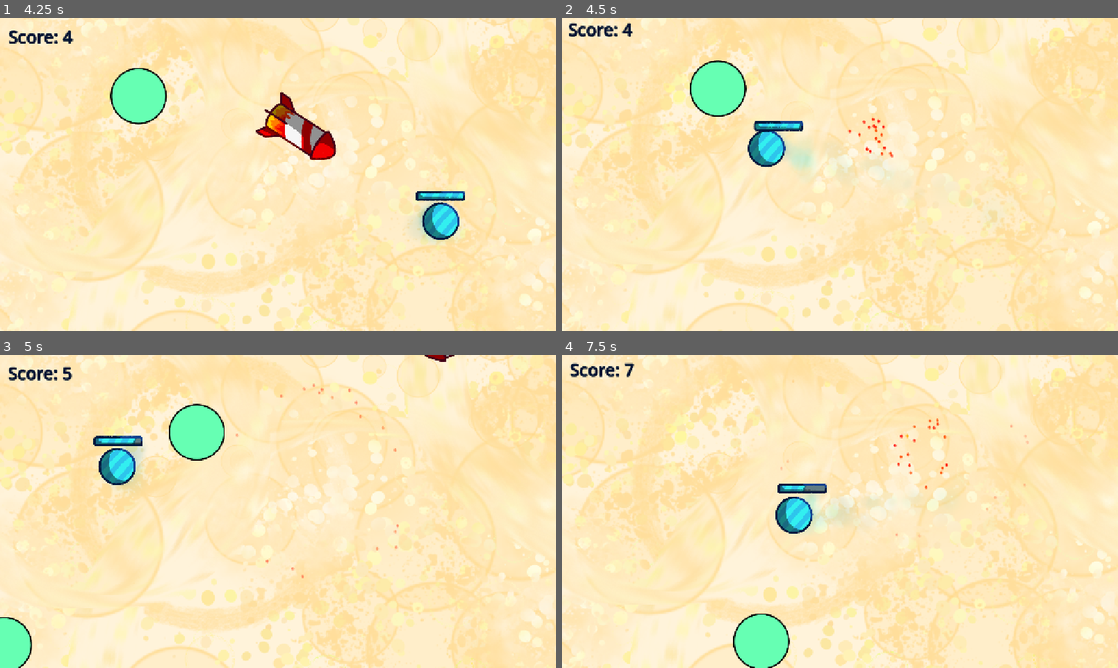
Above: before the commit, frames 1-4 (two rows, left to right).
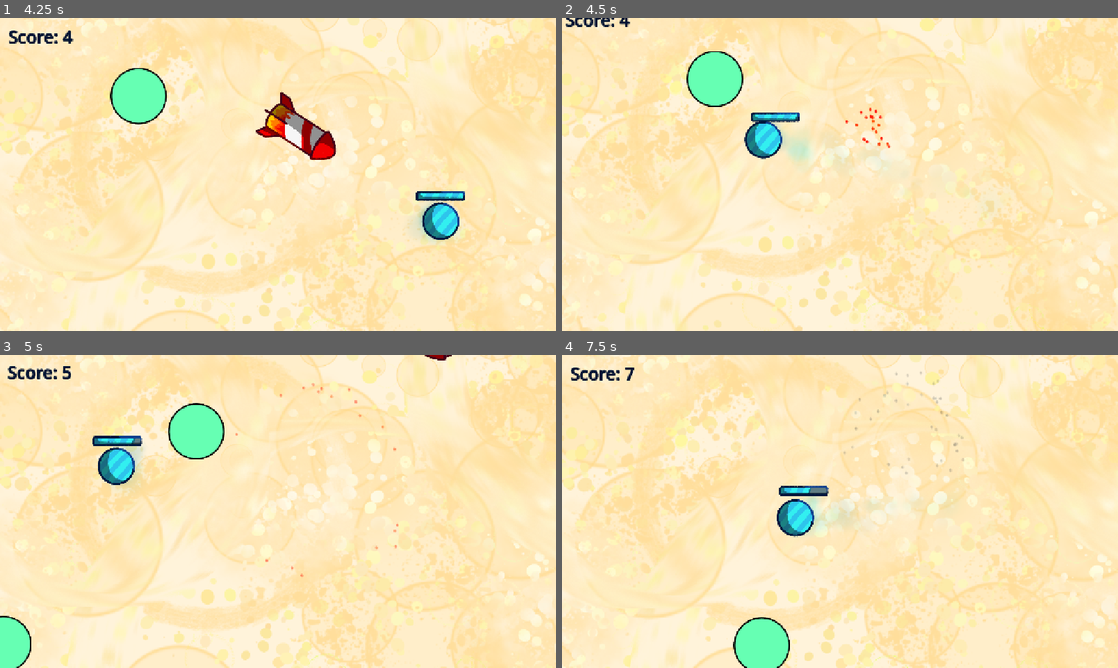
Above: after the commit, the same moments.

Repository: onebobtwobobredbobbluebob/dot-dodge-game
Game: Godot game, scene res://main/main.tscn
Same seed, same stepped clock (60 frames per second), same inputs: the game is played once before the commit and once after it.
Inputs (mouse positions are in pixels of both pictures, inside the frame that each line leads up to):
- Up to frame 1 (4.25 s): tap Enter at 0.5 s; move the mouse to (400, 158) at 0.52 s; hold Right 0.53-1.28 s; tap Alt at 0.6, 2.1, 3.6 s; click (400, 158) at 0.67 s; move the mouse to (166, 190) at 1.27 s; hold Down 1.28-2.03 s; tap Shift at 1.35, 2.85 s; move the mouse to (333, 105) at 2.02 s; hold Right 2.03-2.78 s; move the mouse to (250, 237) at 2.77 s; hold Up 2.78-3.53 s; click (250, 237) at 2.92 s; move the mouse to (444, 221) at 3.52 s; hold Left from 3.53 s (still down)
- Up to frame 2 (4.5 s): keep holding Left; move the mouse to (673, 127) at 4.27 s; tap Shift at 4.35 s
- Up to frame 3 (5 s): keep holding Left
- Up to frame 4 (7.5 s): move the mouse to (867, 511) at 5.02 s; release Left at 5.03 s; hold Down 5.03-5.78 s; tap Alt at 5.1, 6.6 s; click (867, 511) at 5.17 s; move the mouse to (756, 433) at 5.77 s; hold Right 5.78-6.53 s; tap Shift at 5.85, 7.35 s; move the mouse to (962, 495) at 6.52 s; hold Up 6.53-7.28 s; move the mouse to (728, 527) at 7.27 s; hold Right from 7.28 s (still down); click (728, 527) at 7.42 s

Frame 1 is identical in both runs. In frame 2, 19% of the frame differs, in the area x 0-100%, y 0-100%; in frame 3, 2.0%; in frame 4, 11%.

Commit message:
made saws have unique particles, made rockets explode when touching saws

Diff:
--- /dev/null
+++ b/enemies/explosion2.tscn
@@ -0,0 +1,31 @@
+[gd_scene format=3 uid="uid://brk38ev5nd2cg"]
+
+[ext_resource type="Script" uid="uid://blc0uhalrxn1r" path="res://enemies/explosion.gd" id="1_63hxo"]
+[ext_resource type="Texture2D" uid="uid://f6vcvrybpkr2" path="res://assets/particle_1.png" id="2_7uiru"]
+
+[sub_resource type="Gradient" id="Gradient_ovo5l"]
+colors = PackedColorArray(1, 1, 1, 1, 1, 1, 1, 0)
+
+[sub_resource type="Gradient" id="Gradient_1vlv1"]
+offsets = PackedFloat32Array(0, 0.12972973, 1)
+colors = PackedColorArray(0.3685, 0.5076501, 0.55, 1, 0.39, 0.39, 0.39, 1, 0.22, 0.22, 0.22, 1)
+
+[node name="Explosion2" type="Node2D" unique_id=1987168652]
+script = ExtResource("1_63hxo")
+
+[node name="CPUParticles2D" type="CPUParticles2D" parent="." unique_id=1812128018]
+emitting = false
+amount = 40
+texture = ExtResource("2_7uiru")
+one_shot = true
+explosiveness = 0.9
+emission_shape = 1
+emission_sphere_radius = 10.0
+spread = 180.0
+gravity = Vector2(0, 0)
+initial_velocity_min = 150.0
+initial_velocity_max = 250.0
+damping_min = 170.0
+damping_max = 170.0
+color_ramp = SubResource("Gradient_ovo5l")
+color_initial_ramp = SubResource("Gradient_1vlv1")
--- a/enemies/rocket.gd
+++ b/enemies/rocket.gd
@@ -39,10 +39,25 @@
 	if get_overlapping_bodies().has(GameState.player):
 		#print("nji4hufbwejh4e")
 		GameState.player.get_hit(10)
-		var explosion = EXPLOSION.instantiate()
-		explosion.position = position
-		explosion.position += transform.x * 30
-		GameState.camera.shake += 30
-		#GameState.camera.zoom = Vector2(0.9, 0.9)
-		add_sibling(explosion)
-		queue_free()
+		delete()
+	for item in get_overlapping_areas():
+		#print(item)
+		if item is Saw:
+			delete()
+
+
+func delete():
+	var explosion = EXPLOSION.instantiate()
+	explosion.position = position
+	explosion.position += transform.x * 30
+	var dist: float = (position - GameState.player.position).length()
+	if dist < 100:
+		dist = 100
+	print()
+	print(dist)
+	var shake: float = 7000 / dist
+	print(shake)
+	GameState.camera.shake += shake
+	#GameState.camera.zoom = Vector2(0.9, 0.9)
+	add_sibling(explosion)
+	queue_free()
--- a/enemies/saw.gd
+++ b/enemies/saw.gd
@@ -1,7 +1,7 @@
 extends Area2D
 
 class_name Saw
-const EXPLOSION = preload("uid://dykqlw6vlw81a")
+const EXPLOSION = preload("uid://brk38ev5nd2cg")
 var mode: bool = randf_range(0, 2) > 1
 var speed: float = 3
 var angular_vel: float = 0
--- a/main/main.gd
+++ b/main/main.gd
@@ -17,4 +17,3 @@
 			GameState.camera.shake = 50
 		else:
 			timer = 0
-	print(timer)
--- a/world/world.gd
+++ b/world/world.gd
@@ -9,46 +9,46 @@
 	if(timer > goal):
 		var rocket = ROCKET.instantiate()
 		var saw = SAW.instantiate()
-		add_child(rocket)
-		add_child(saw)
+		$Enemies.add_child(rocket)
+		$Enemies.add_child(saw)
 		if GameState.timer > 10:
 			if randf_range(0, 1) > 0.4:
 				var rocket2 = ROCKET.instantiate()
-				add_child(rocket2)
+				$Enemies.add_child(rocket2)
 		if GameState.timer > 18:
 			if randf_range(0, 1) > 0.4:
 				var rocket3 = ROCKET.instantiate()
-				add_child(rocket3)
+				$Enemies.add_child(rocket3)
 		if GameState.timer > 25:
 			if randf_range(0, 1) > 0.4:
 				var rocket4 = ROCKET.instantiate()
-				add_child(rocket4)
+				$Enemies.add_child(rocket4)
 			if randf_range(0, 1) > 0.4:
 				var rocket42 = ROCKET.instantiate()
-				add_child(rocket42)
+				$Enemies.add_child(rocket42)
 		if GameState.timer > 35:
 			if randf_range(0, 1) > 0.4:
 				var rocket5 = ROCKET.instantiate()
-				add_child(rocket5)
+				$Enemies.add_child(rocket5)
 			if randf_range(0, 1) > 0.4:
 				var rocket52 = ROCKET.instantiate()
-				add_child(rocket52)
+				$Enemies.add_child(rocket52)
 			if randf_range(0, 1) > 0.4:
 				var rocket53 = ROCKET.instantiate()
-				add_child(rocket53)
+				$Enemies.add_child(rocket53)
 		if GameState.timer > 35:
 			if randf_range(0, 1) > 0.2:
 				var rocket6 = ROCKET.instantiate()
-				add_child(rocket6)
+				$Enemies.add_child(rocket6)
 			if randf_range(0, 1) > 0.2:
 				var rocket62 = ROCKET.instantiate()
-				add_child(rocket62)
+				$Enemies.add_child(rocket62)
 			if randf_range(0, 1) > 0.2:
 				var rocket63 = ROCKET.instantiate()
-				add_child(rocket63)
+				$Enemies.add_child(rocket63)
 			if randf_range(0, 1) > 0.2:
 				var rocket64 = ROCKET.instantiate()
-				add_child(rocket64)
+				$Enemies.add_child(rocket64)
 		goal = randf_range(2 / (1 + (GameState.timer / 20)), 5 / (1 + (GameState.timer / 40)))
 		timer = 0
 	timer += delta
--- a/world/world.tscn
+++ b/world/world.tscn
@@ -11,12 +11,14 @@
 [node name="World" type="Node2D" unique_id=556920693]
 script = ExtResource("1_h5o24")
 
-[node name="Sprite2D" type="Sprite2D" parent="." unique_id=1960123608]
+[node name="Background" type="Sprite2D" parent="." unique_id=1960123608]
 scale = Vector2(1.5, 1.5)
 texture = ExtResource("2_h5o24")
 
 [node name="Camera2D" type="Camera2D" parent="." unique_id=1027449500]
 script = ExtResource("1_tcf2h")
+
+[node name="Enemies" type="Node2D" parent="." unique_id=565335497]
 
 [node name="Player" parent="." unique_id=759726213 instance=ExtResource("1_6xmxd")]
 
@@ -27,7 +29,7 @@
 position = Vector2(0, -58.999992)
 scale = Vector2(0.48, 0.48)
 
-[node name="Label" type="Label" parent="." unique_id=1276136382]
+[node name="Score" type="Label" parent="." unique_id=1276136382]
 modulate = Color(0, 0.078431375, 0.20392157, 1)
 offset_left = -621.0
 offset_top = -344.0
